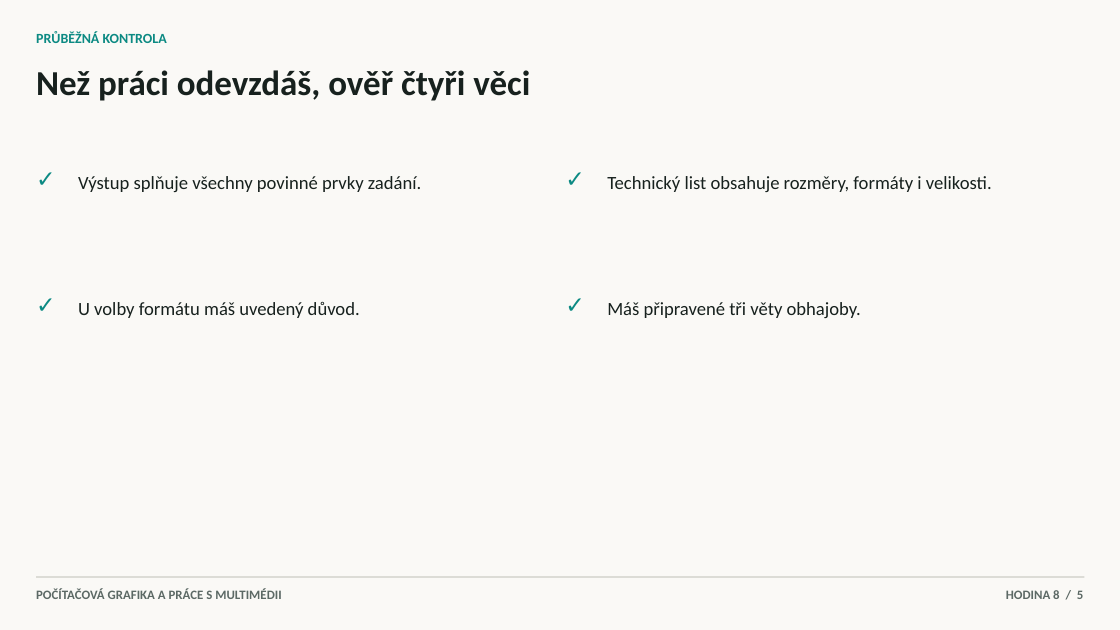
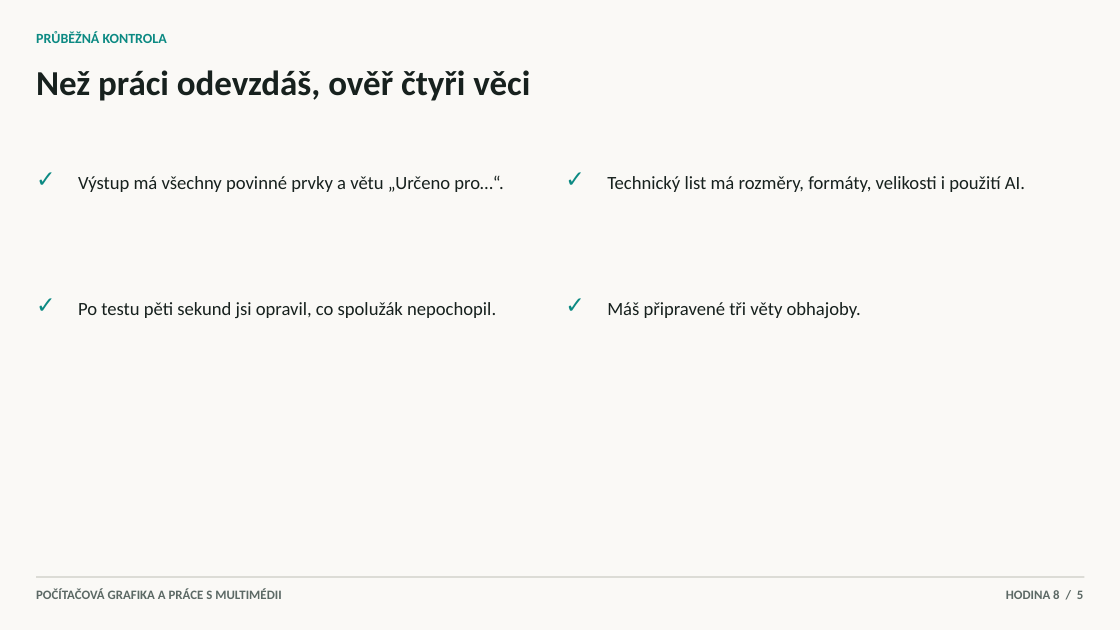
Before and after one commit to hlaska18/karel_hlas-web, a slide deck: slide 5 of public/materialy/1L/6/Prezentace k hodinám/8. Závěrečný výstup a obhajoba.pptx. Drawn at 1120x630 pixels with LibreOffice and Linux fonts; fonts in the diff are those of the drawing. Boxes give left, top, right and bottom in pixels: in the first picture for what was removed or moved away, otherwise in the second. Text is boxed around its words. In the diff, an @@ line names an element or a change of style, - is before the commit and + after.

```diff
--- a/public/materialy/1L/6/Prezentace k hodinám/8. Závěrečný výstup a obhajoba.pptx
+++ b/public/materialy/1L/6/Prezentace k hodinám/8. Závěrečný výstup a obhajoba.pptx
@@ text at <box>78,176,503,192</box>: text changed @@
-Výstup splňuje všechny povinné prvky zadání.
+Výstup má všechny povinné prvky a větu „Určeno pro…“.
@@ text at <box>607,176,1025,192</box>: text changed @@
-Technický list obsahuje rozměry, formáty i velikosti.
+Technický list má rozměry, formáty, velikosti i použití AI.
@@ text at <box>78,302,496,318</box>: text changed @@
-U volby formátu máš uvedený důvod.
+Po testu pěti sekund jsi opravil, co spolužák nepochopil.
```
Also in this commit, not shown: 5 other slides changed, 13 other files.
